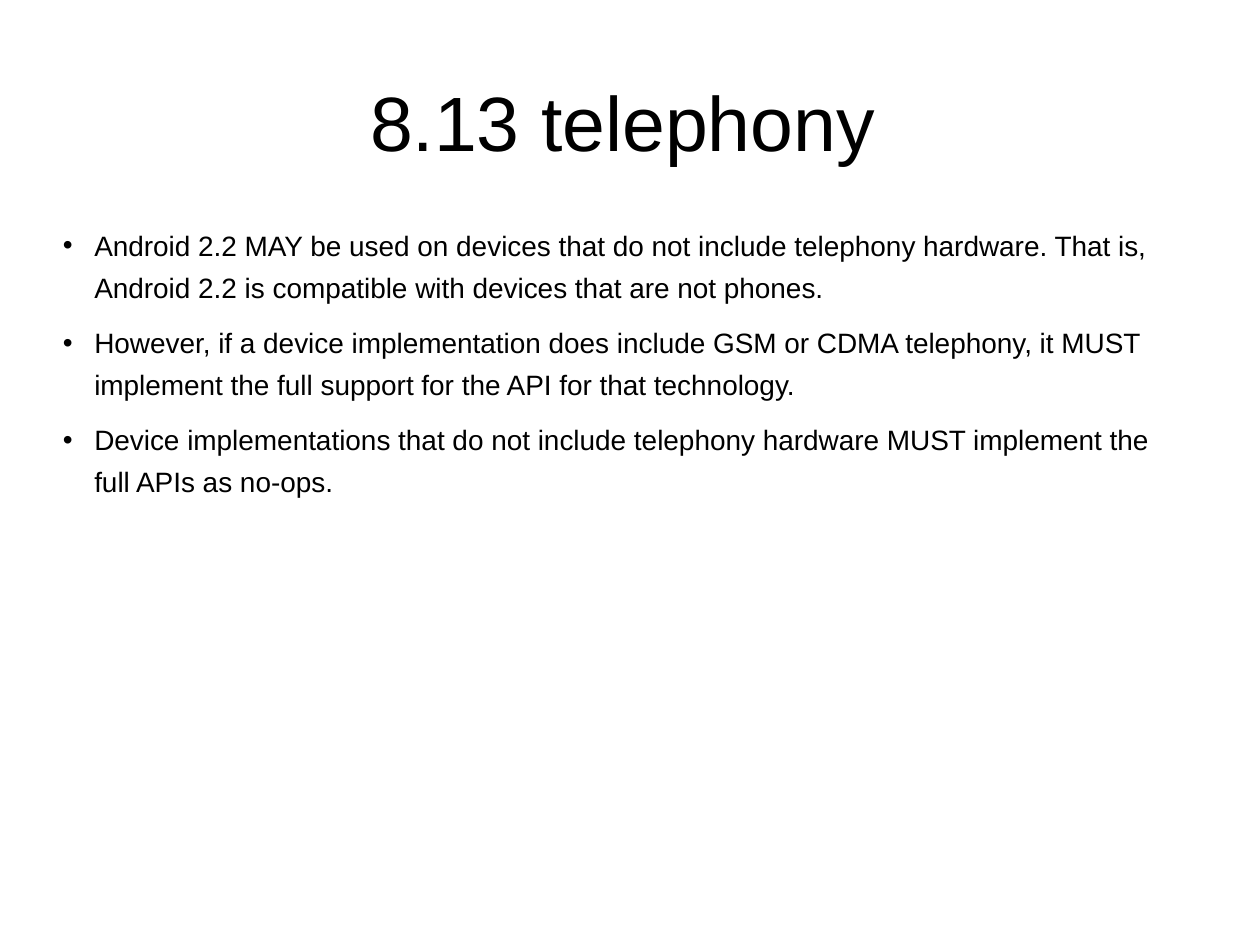
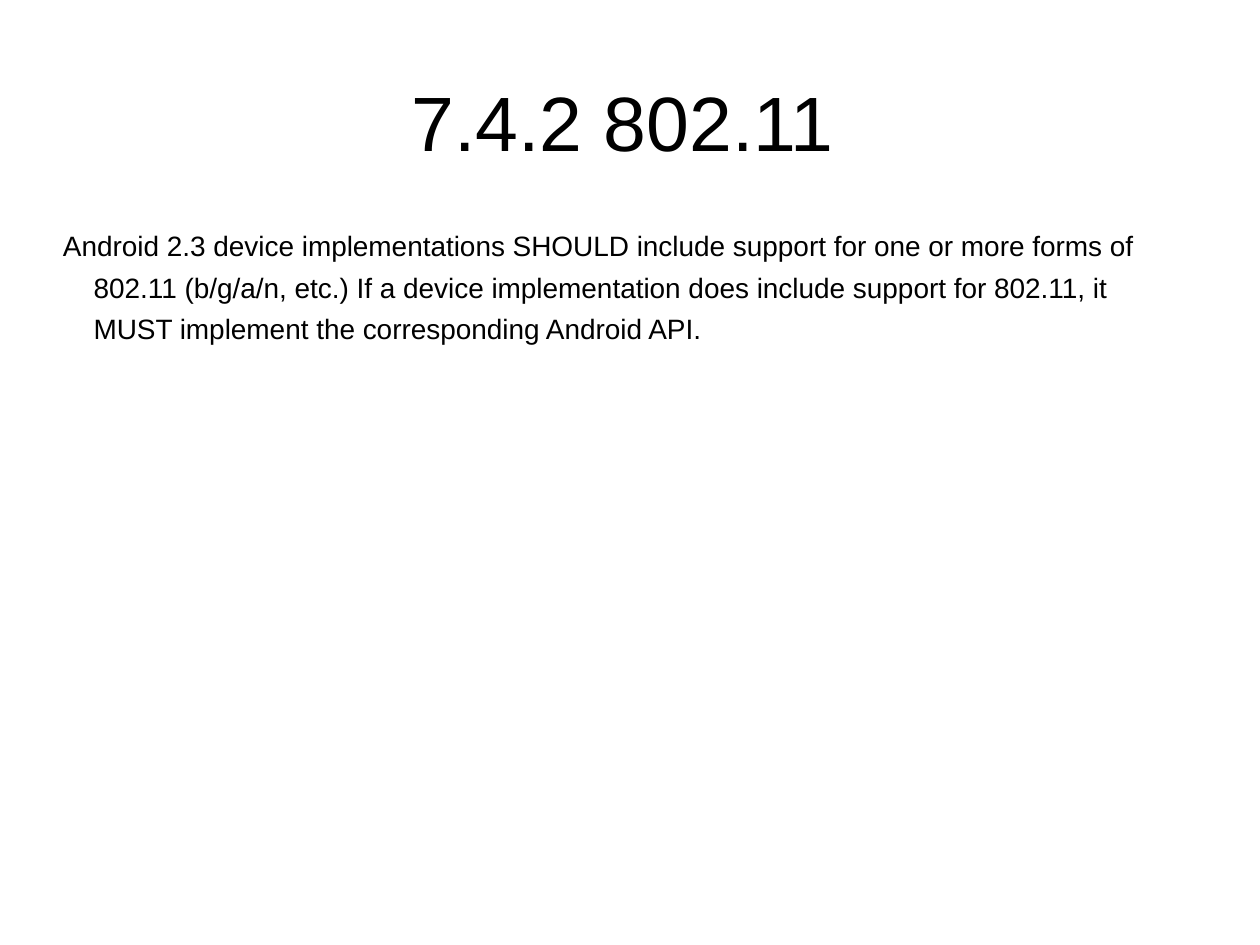
Before and after one commit to widerules/system-information, a slide deck: slide 43 of cts/CDD-digest.ppt (slide 35 before the commit). Drawn at 1260x945 pixels with LibreOffice and Linux fonts; fonts in the diff are those of the drawing; background and template pictures are left out. Boxes give left, top, right and bottom in pixels: in the first picture for what was removed or moved away, otherwise in the second. Text is boxed around its words. In the diff, an @@ line names an element or a change of style, - is before the commit and + after.

```diff
--- a/cts/CDD-digest.ppt
+++ b/cts/CDD-digest.ppt
@@ title at (x1=411, y1=97, x2=834, y2=152): text changed @@
-8.13 telephony
+7.4.2 802.11
@@ text at (x1=63, y1=235, x2=1133, y2=344): text changed @@
-• Android 2.2 MAY be used on devices that do not include telephony hardware. That is, Android 2.2 is compatible with devices that are not phones.
-• However, if a device implementation does include GSM or CDMA telephony, it MUST implement the full support for the API for that technology.
-• Device implementations that do not include telephony hardware MUST implement the full APIs as no-ops.
+Android 2.3 device implementations SHOULD include support for one or more forms of 802.11 (b/g/a/n, etc.) If a device implementation does include support for 802.11, it MUST implement the corresponding Android API.
```
Also in this commit, not shown: 36 other slides changed, 24 slides added, 5 slides removed, 1 other file.
